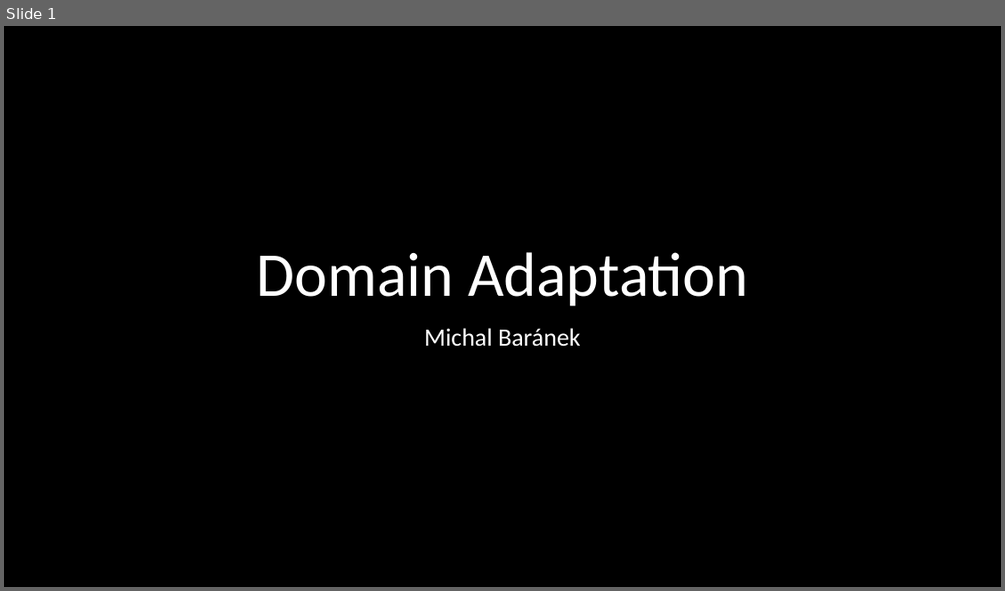
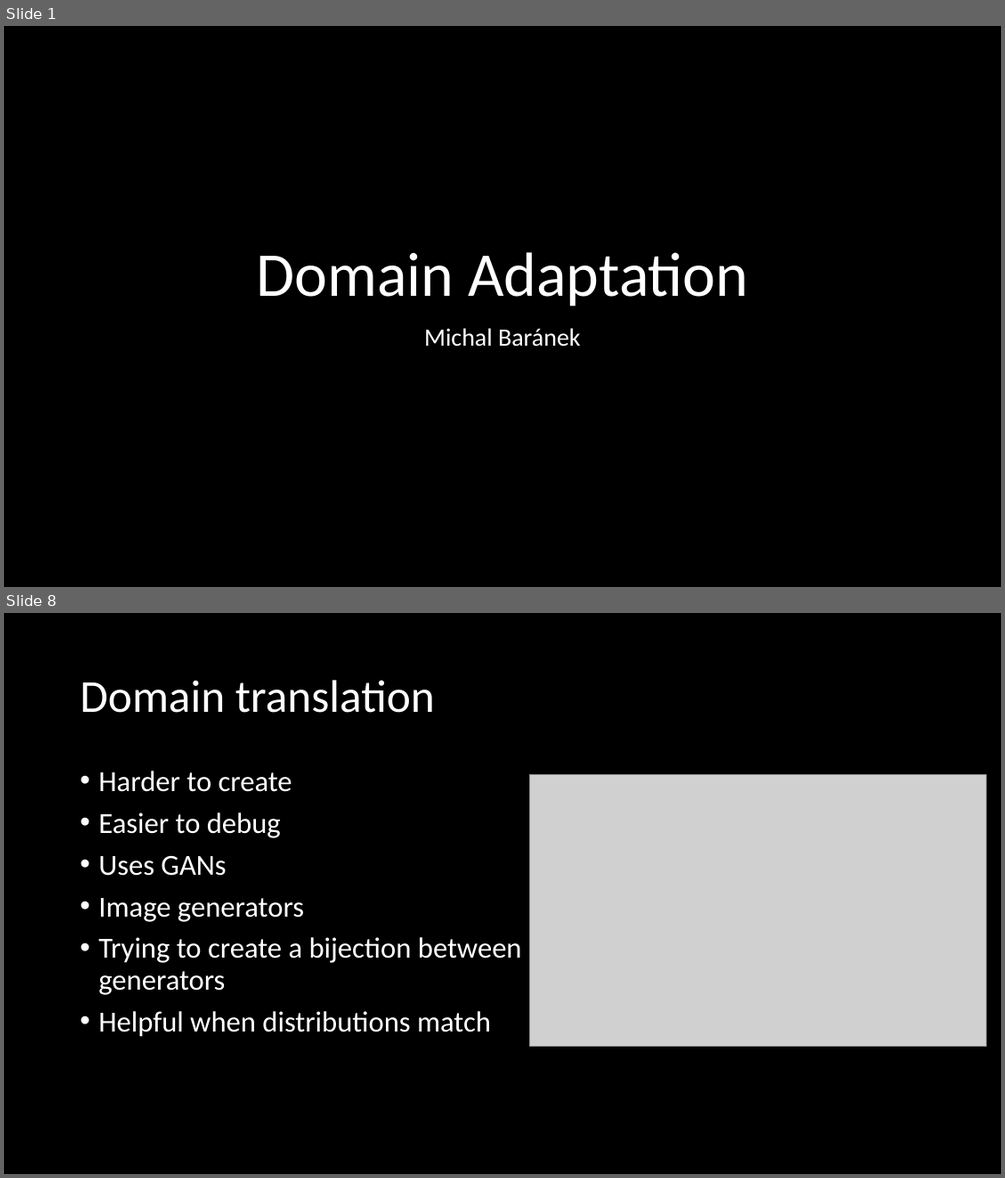
Before and after one commit to Raamxie/DomainAdaptation, a slide deck: Domain Adaptation.pptx. Shown one above the other, each under a label of ours: slide 1 before the commit, slides 1 and 8 after it; the slides between them are not shown. The pictures are 1005x591 and 1005x1178 pixels, drawn with LibreOffice and Linux fonts; fonts in the diff are those of the drawing; grey boxes stand for pictures. Boxes give left, top, right and bottom in pixels: in the first picture for what was removed or moved away, otherwise in the second. Text is boxed around its words. In the diff, an @@ line names an element or a change of style, - is before the commit and + after.

```diff
--- a/Domain Adaptation.pptx
+++ b/Domain Adaptation.pptx
@@ slide 8 added at box(4, 613, 1001, 1174), background #000000 @@
@@ title added at box(80, 680, 435, 713), 44 pt, text #FFFFFF @@
+Domain translation
@@ text added at box(98, 771, 522, 1037), 28 pt, text #FFFFFF @@
+• Harder to create
+• Easier to debug
+• Uses GANs
+• Image generators
+• Trying to create a bijection between generators
+• Helpful when distributions match
@@ picture added at box(530, 774, 986, 1046) @@
```
Also in this commit, not shown: 2 slides changed, 4 other slides added, 1 slide removed.
